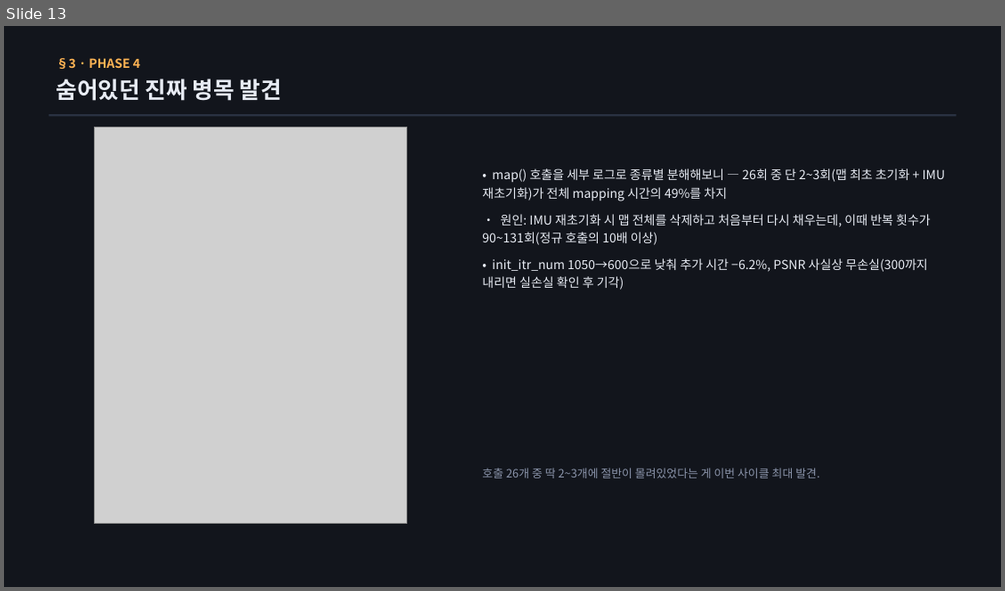
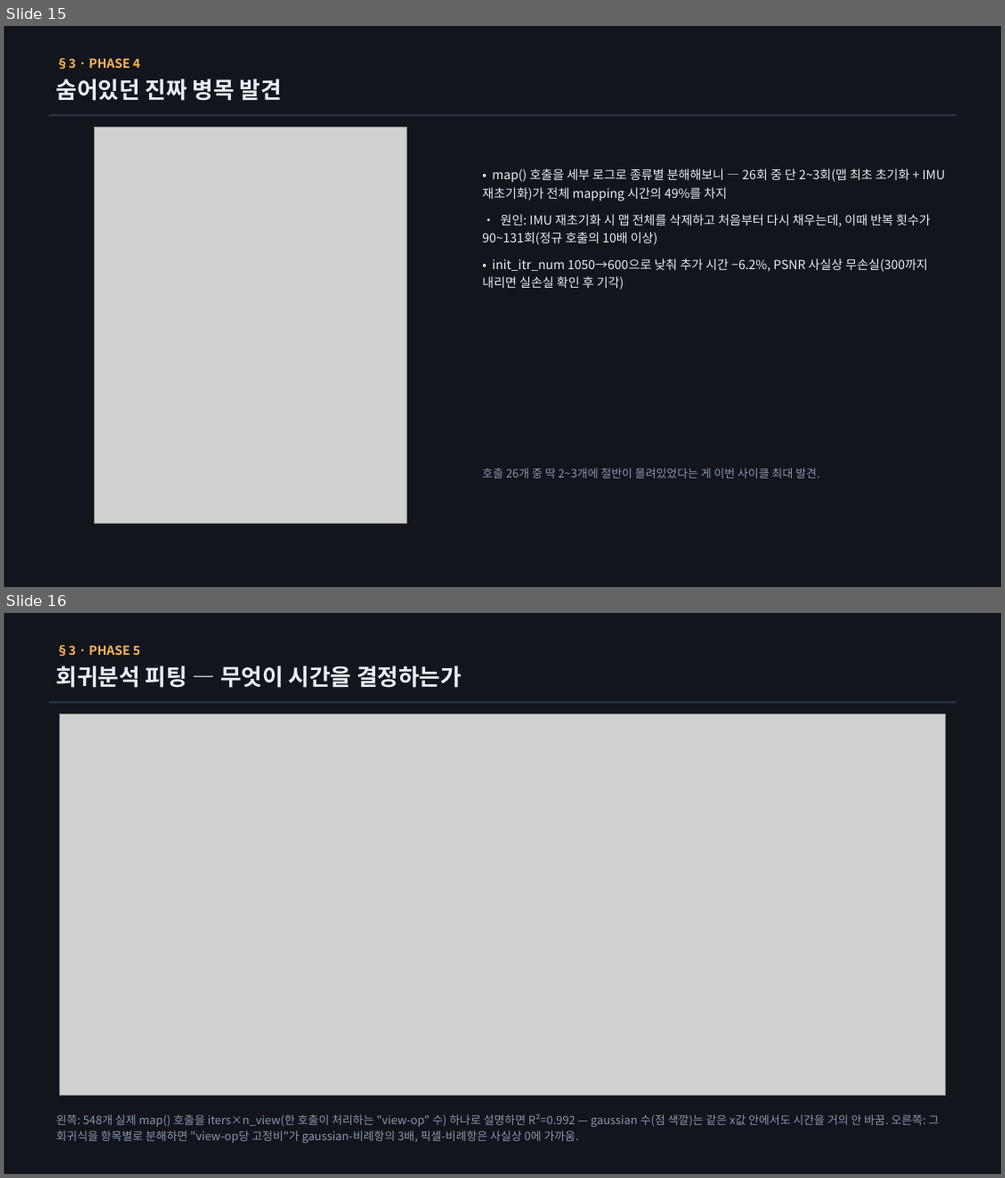
Before and after one commit to sawo0150/gs_floaterLab, a slide deck: context/ppt/ppt0727/vigs_realtime_journey_0727.pptx. Shown one above the other, each under a label of ours: slide 13 before the commit, slides 15 and 16 after it. The pictures are 1005x591 and 1005x1178 pixels, drawn with LibreOffice and Linux fonts; fonts in the diff are those of the drawing; grey boxes stand for pictures. Boxes give left, top, right and bottom in pixels: in the first picture for what was removed or moved away, otherwise in the second. Text is boxed around its words. In the diff, an @@ line names an element or a change of style, - is before the commit and + after.

```diff
--- a/context/ppt/ppt0727/vigs_realtime_journey_0727.pptx
+++ b/context/ppt/ppt0727/vigs_realtime_journey_0727.pptx
@@ slide 16 added at box(4, 613, 1001, 1174), background #FFFFFF @@
@@ rectangle added at box(4, 613, 1001, 1174), fill #12151C @@
@@ text added at box(57, 645, 140, 656), 12 pt, text #FFB454, bold @@
+§3 · PHASE 5
@@ text added at box(57, 666, 461, 688), 22 pt, text #E8ECF4, bold @@
+회귀분석 피팅 — 무엇이 시간을 결정하는가
@@ rectangle added at box(48, 701, 956, 704), fill #2A3242 @@
@@ picture added at box(60, 714, 946, 1095) @@
@@ text added at box(57, 1113, 939, 1143), 11 pt, text #8B95AB @@
+왼쪽: 548개 실제 map() 호출을 iters×n_view(한 호출이 처리하는 "view-op" 수) 하나로 설명하면 R²=0.992 — gaussian 수(점 색깔)는 같은 x값 안에서도 시간을 거의 안 바꿈. 오른쪽: 그 회귀식을 항목별로 분해하면 "view-op당 고정비"가 gaussian-비례항의 3배, 픽셀-비례항은 사실상 0에 가까움.
@@ what was slide 13 is now slide 15 @@
```
Also in this commit, not shown: 2 slides changed, 3 other slides added, 6 other files.
